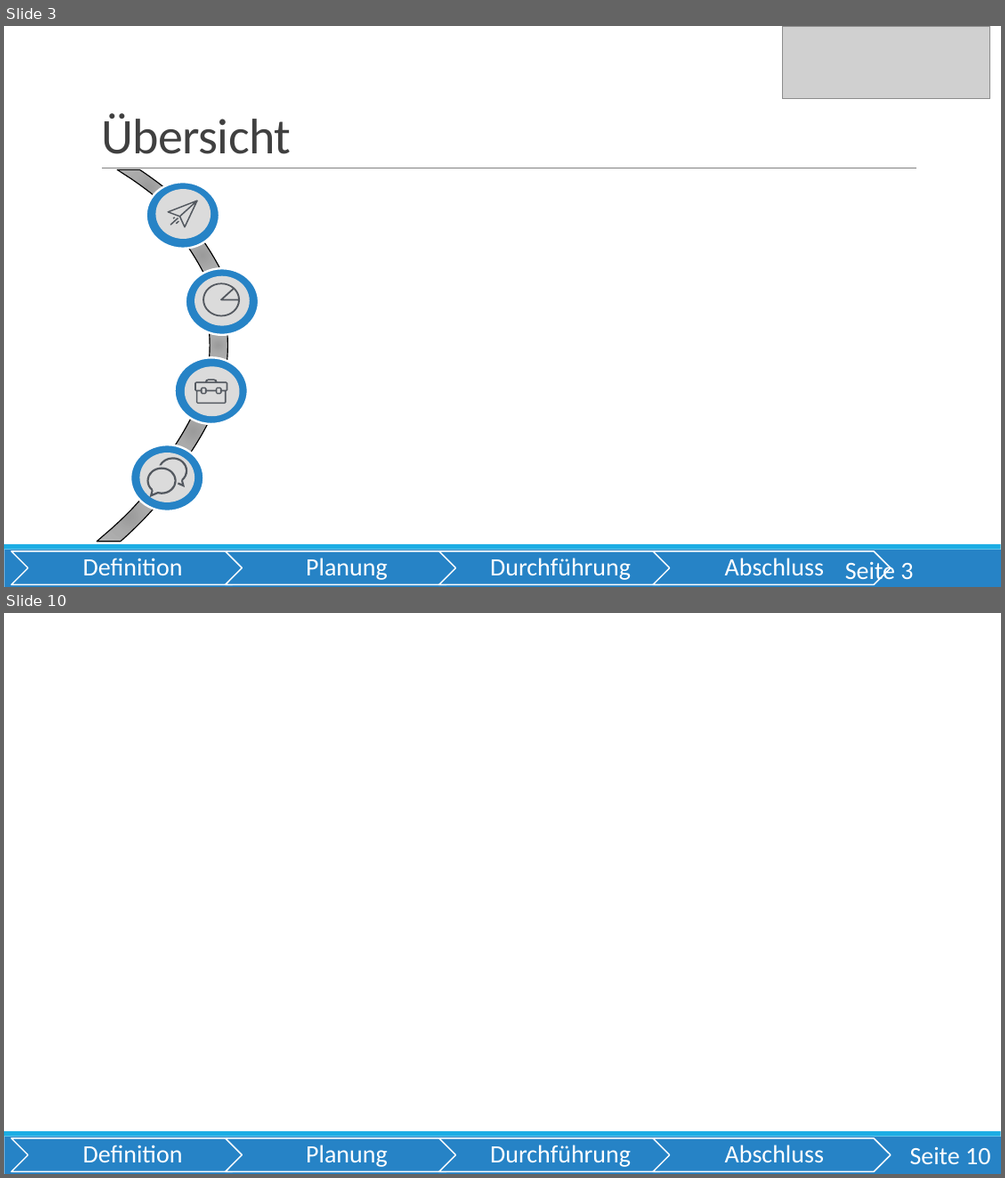
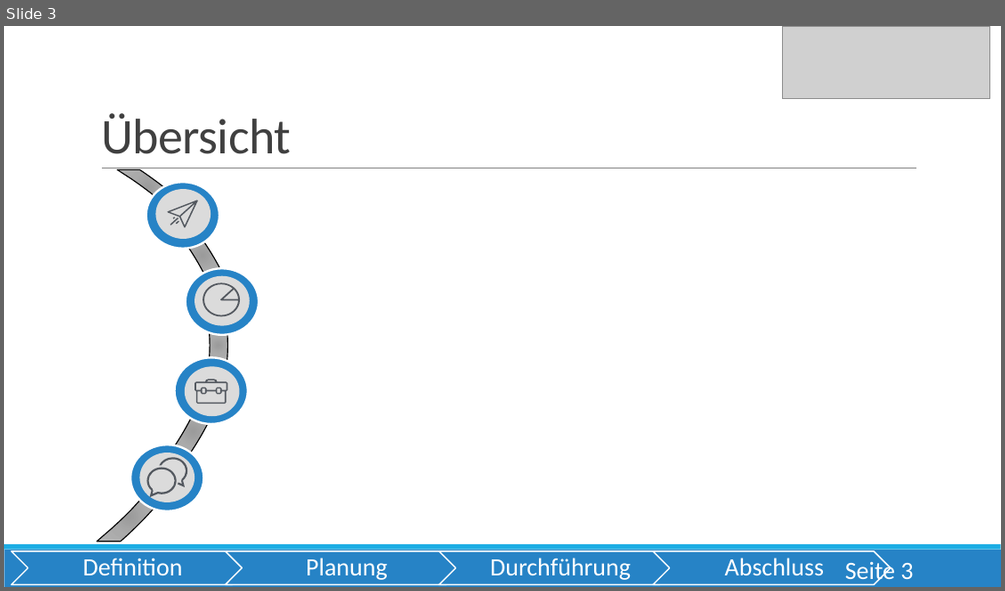
Before and after one commit to OberstufenprojektVOIP/OSP_VOIP, a slide deck: Pr-sentation/Präsentation VoIP_Alica.pptx. Shown one above the other, each under a label of ours: slides 3 and 10 before the commit, slide 3 after it; the slides between them are not shown. The pictures are 1005x1178 and 1005x591 pixels, drawn with LibreOffice and Linux fonts; fonts in the diff are those of the drawing; grey boxes stand for pictures. Boxes give left, top, right and bottom in pixels: in the first picture for what was removed or moved away, otherwise in the second. Text is boxed around its words. In the diff, an @@ line names an element or a change of style, - is before the commit and + after.

```diff
--- a/Pr-sentation/Präsentation VoIP_Alica.pptx
+++ b/Pr-sentation/Präsentation VoIP_Alica.pptx
@@ slide 10 removed at bbox=[4, 613, 1001, 1174], background #FFFFFF; not listed: 2 template elements that a slide beside it also shows @@
@@ group removed at bbox=[11, 1138, 890, 1172]: 4 chevrons, 4 texts @@
-Definition
-Planung
-Durchführung
-Abschluss
@@ page number removed at bbox=[910, 1146, 990, 1164] @@
-Seite 10
```
Also in this commit, not shown: 6 slides changed.
